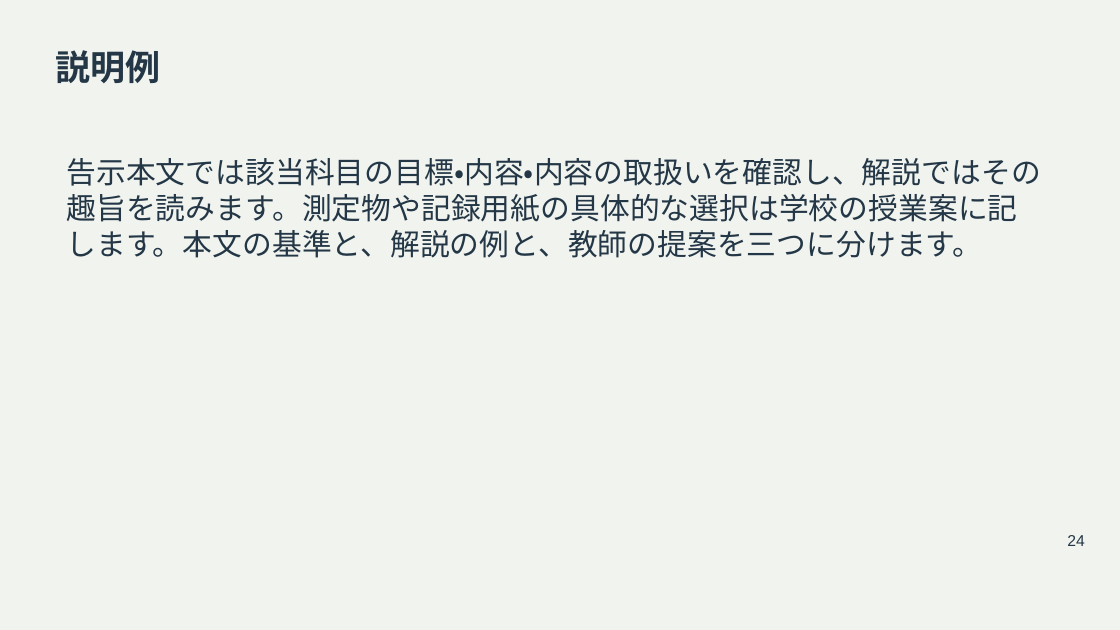
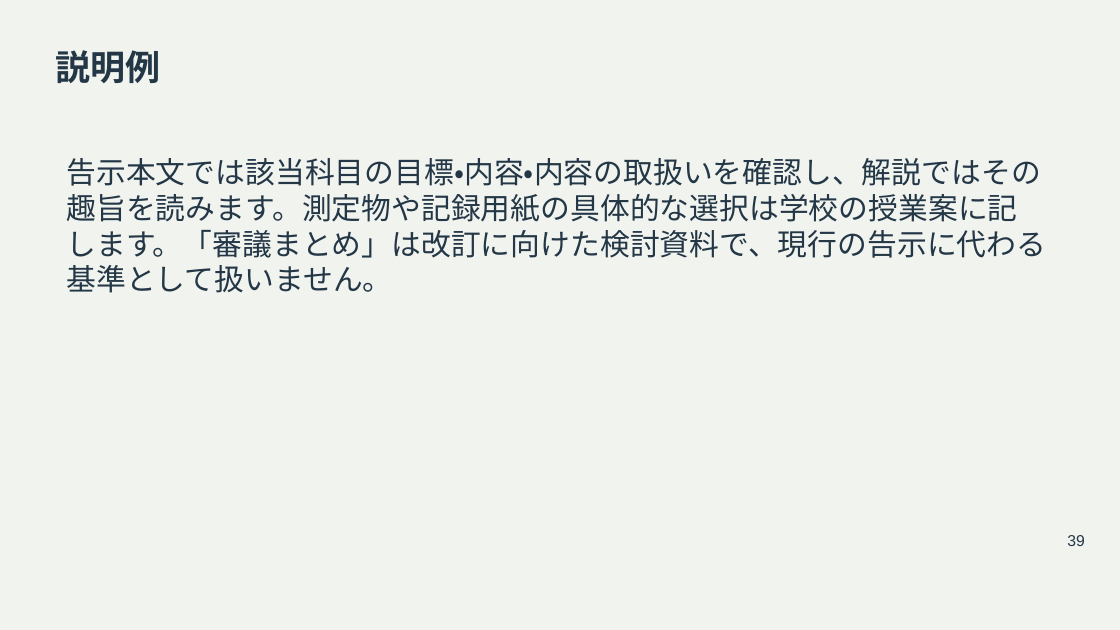
Before and after one commit to zooc-14calbp/industrial-education-i, a slide deck: slide 39 of reorganized/20261105/main/05/slides.pptx (slide 24 before the commit). Drawn at 1120x630 pixels with LibreOffice and Linux fonts; fonts in the diff are those of the drawing. Boxes give left, top, right and bottom in pixels: in the first picture for what was removed or moved away, otherwise in the second. Text is boxed around its words. In the diff, an @@ line names an element or a change of style, - is before the commit and + after.

```diff
--- a/reorganized/20261105/main/05/slides.pptx
+++ b/reorganized/20261105/main/05/slides.pptx
@@ text at (67,158,1047,293): text changed @@
-告示本文では該当科目の目標・内容・内容の取扱いを確認し、解説ではその趣旨を読みます。測定物や記録用紙の具体的な選択は学校の授業案に記します。本文の基準と、解説の例と、教師の提案を三つに分けます。
+告示本文では該当科目の目標・内容・内容の取扱いを確認し、解説ではその趣旨を読みます。測定物や記録用紙の具体的な選択は学校の授業案に記します。「審議まとめ」は改訂に向けた検討資料で、現行の告示に代わる基準として扱いません。
@@ text at (1067,535,1084,546): text changed @@
-24
+39
```
Also in this commit, not shown: 24 other slides changed, 19 slides added, 16 other files.
